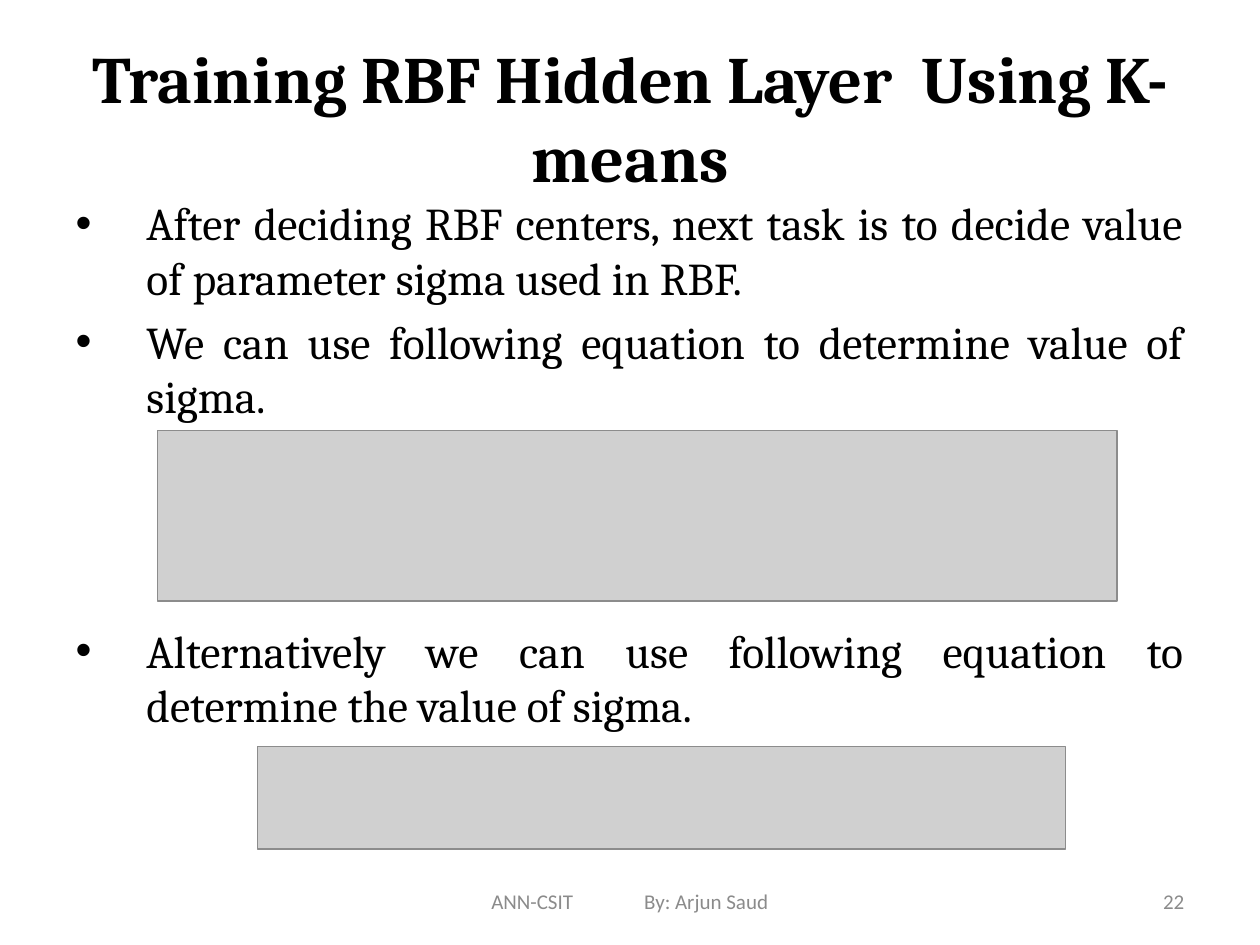
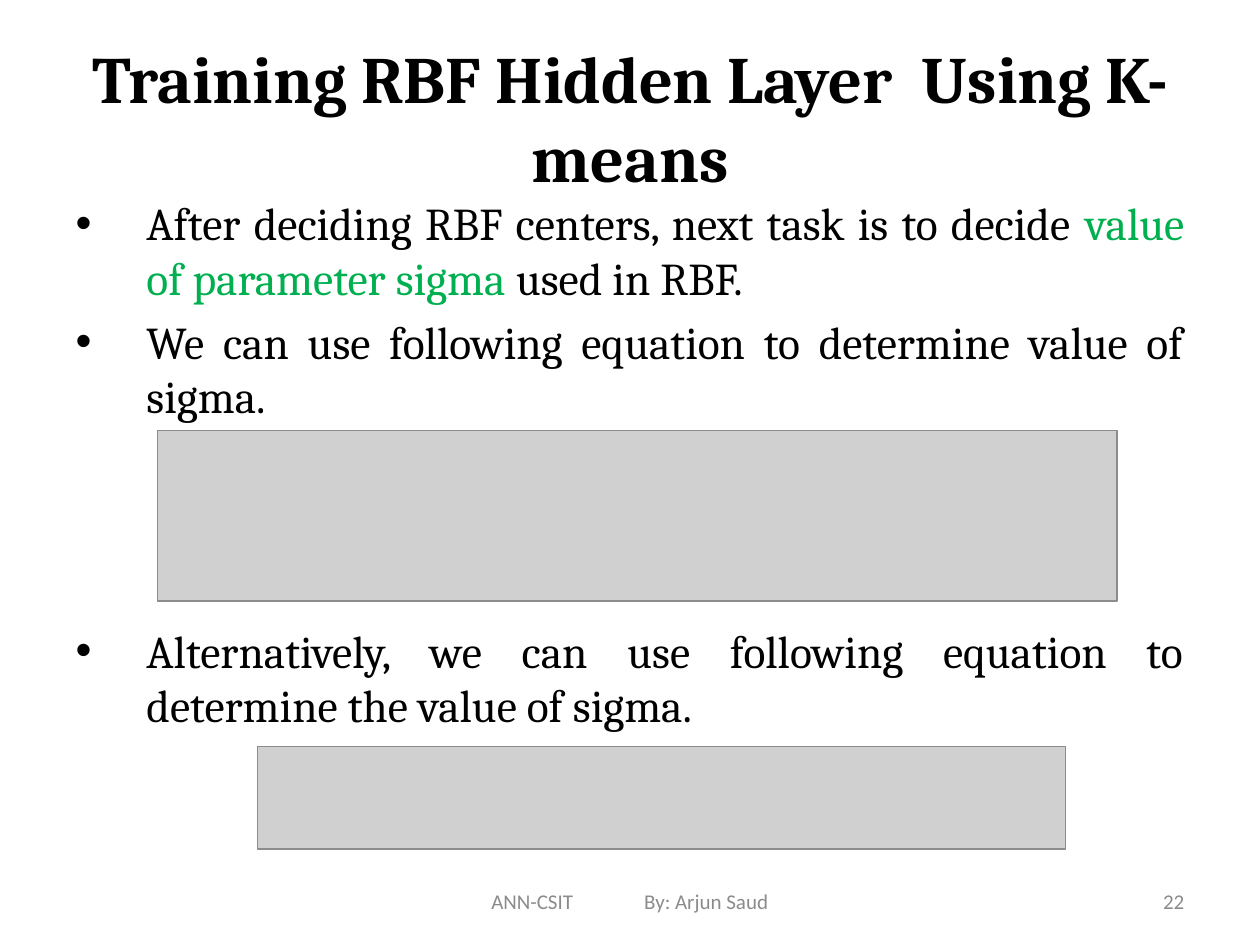
Before and after one commit to Yujan3333/Master-in-Computer-Science-and-Information-Technology, a slide deck: slide 22 of Main/Study/First Sem/Subjects/Neural Network (NN)/Sir Slides/Unit -4 RBFNN.pptx. Drawn at 1260x945 pixels with LibreOffice and Linux fonts; fonts in the diff are those of the drawing; grey boxes stand for pictures. Boxes give left, top, right and bottom in pixels: in the first picture for what was removed or moved away, otherwise in the second. Text is boxed around its words. In the diff, an @@ line names an element or a change of style, - is before the commit and + after.

```diff
--- a/Main/Study/First Sem/Subjects/Neural Network (NN)/Sir Slides/Unit -4 RBFNN.pptx
+++ b/Main/Study/First Sem/Subjects/Neural Network (NN)/Sir Slides/Unit -4 RBFNN.pptx
@@ text at bbox=[146, 207, 1184, 305]: text colour #000000 to #00B050 in "value of parameter sigma" @@
@@ text at bbox=[146, 635, 1182, 732]: text changed @@
-• Alternatively we can use following equation to determine the value of sigma.
+• Alternatively, we can use following equation to determine the value of sigma.
```
Also in this commit, not shown: 31 other slides changed, 23 other files.
